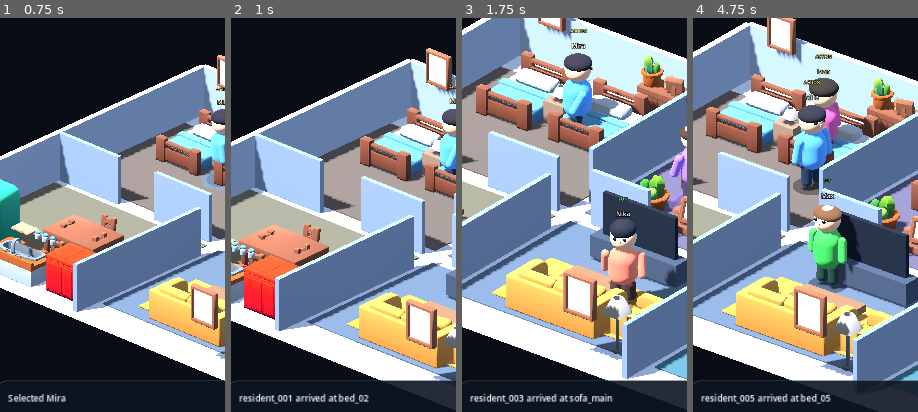
Above: before the commit, frames 1-4 (left to right).
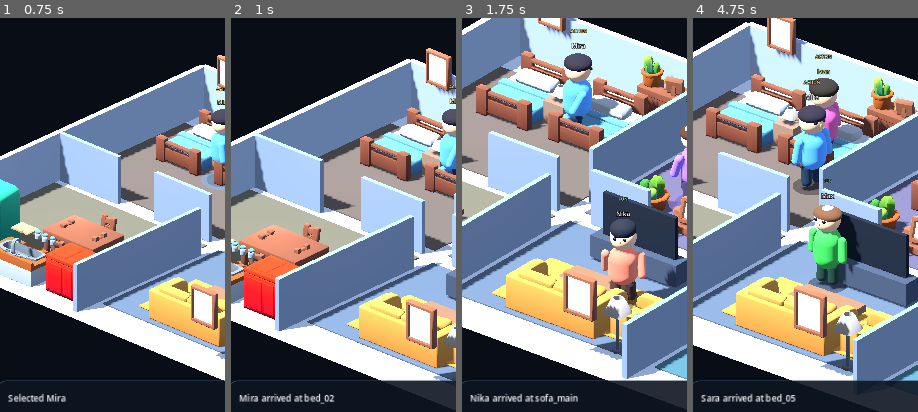
Above: after the commit, the same moments.

Repository: motomotoo2001-maker/lifebox-live
Game: Godot game, scene res://scenes/debug/visual_showcase.tscn
The game is run twice, just before and just after one commit, with the same random seed, the same clock (stepped at 60 frames per second) and the same inputs. The project has no main scene, so this scene is started directly.
Inputs (mouse positions are % of the whole screen's width and height, from its top left):
- Up to frame 1 (0.75 s): tap Enter at 0.5 s; move the mouse to (72, 45) at 0.52 s; tap 1 at 0.6 s; click (72, 45) at 0.67 s
- Up to frame 2 (1 s): tap Space at 0.77 s
- Up to frame 3 (1.75 s): move the mouse to (30, 55) at 1.27 s; tap 2 at 1.35 s; click (30, 55) at 1.42 s; tap Space at 1.52 s
- Up to frame 4 (4.75 s): move the mouse to (60, 28) at 2.02 s; tap 3 at 2.1 s; click (60, 28) at 2.17 s; move the mouse to (45, 70) at 2.77 s; tap 4 at 2.85 s; click (45, 70) at 2.92 s; tap Space at 3.02, 3.77, 4.52 s; move the mouse to (80, 65) at 3.52 s; tap 5 at 3.6 s; click (80, 65) at 3.67 s; move the mouse to (20, 35) at 4.27 s; tap 6 at 4.35 s; click (20, 35) at 4.42 s
The pictures show only the part of the screen within x 4-54%, y 33-83%; the shares and areas given below are measured in that part.

Frame 1 is identical in both runs. In frame 2, 0.8% of the frame differs, in the area x 3-62%, y 95-98%; in frame 3, 0.9%, in the area x 3-68%, y 95-98%; in frame 4, 0.8%.

Commit message:
ui: use resident names in event feed

Diff:
--- a/scripts/presentation/visual_simulation_shell.gd
+++ b/scripts/presentation/visual_simulation_shell.gd
@@ -411,7 +411,11 @@
 		return
 
 	_world.report_arrival(character_id, target_id)
-	hud.set_latest_event("%s arrived at %s" % [character_id, target_id])
+	var character := _world.get_character(character_id)
+	var display_name := (
+		character.display_name if character != null else str(character_id)
+	)
+	hud.set_latest_event("%s arrived at %s" % [display_name, target_id])
 	var actor := actor_for(character_id)
 	if camera_director != null and actor != null:
 		camera_director.suggest_focus(
@@ -429,7 +433,11 @@
 		return
 
 	_world.report_movement_failure(character_id, target_id)
-	hud.set_latest_event("%s movement failed: %s" % [character_id, target_id])
+	var character := _world.get_character(character_id)
+	var display_name := (
+		character.display_name if character != null else str(character_id)
+	)
+	hud.set_latest_event("%s movement failed: %s" % [display_name, target_id])
 	_active_target_ids.erase(character_id)
 
 func _clear_actors() -> void:
